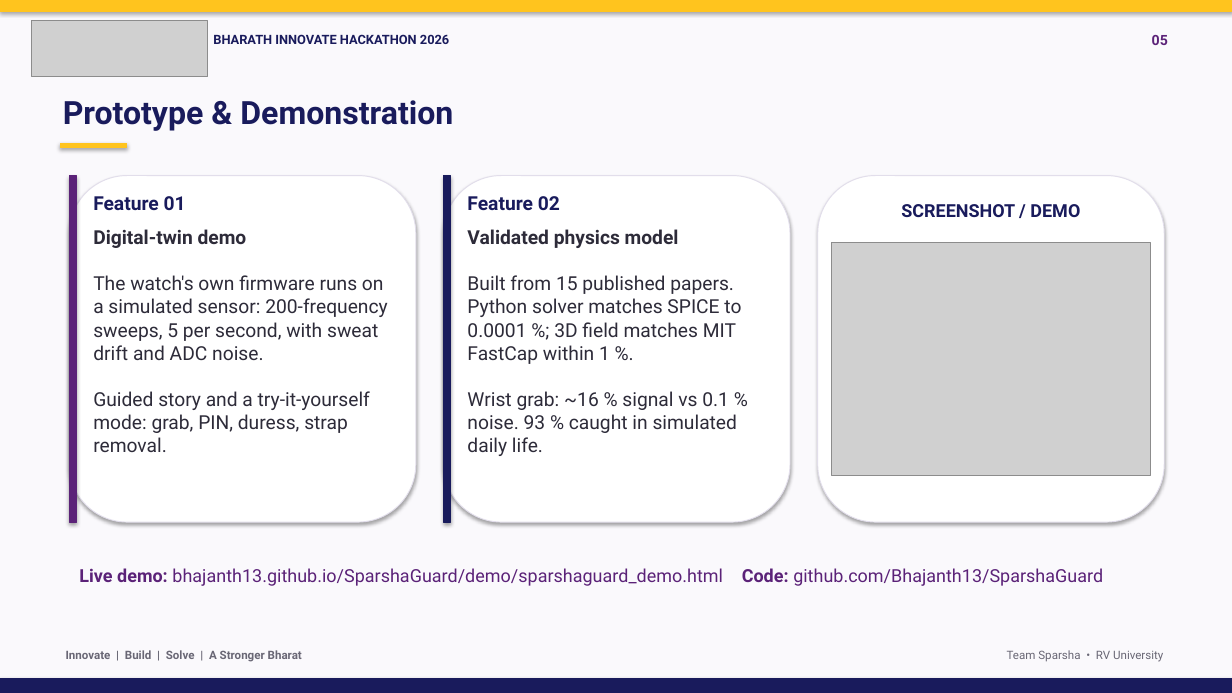
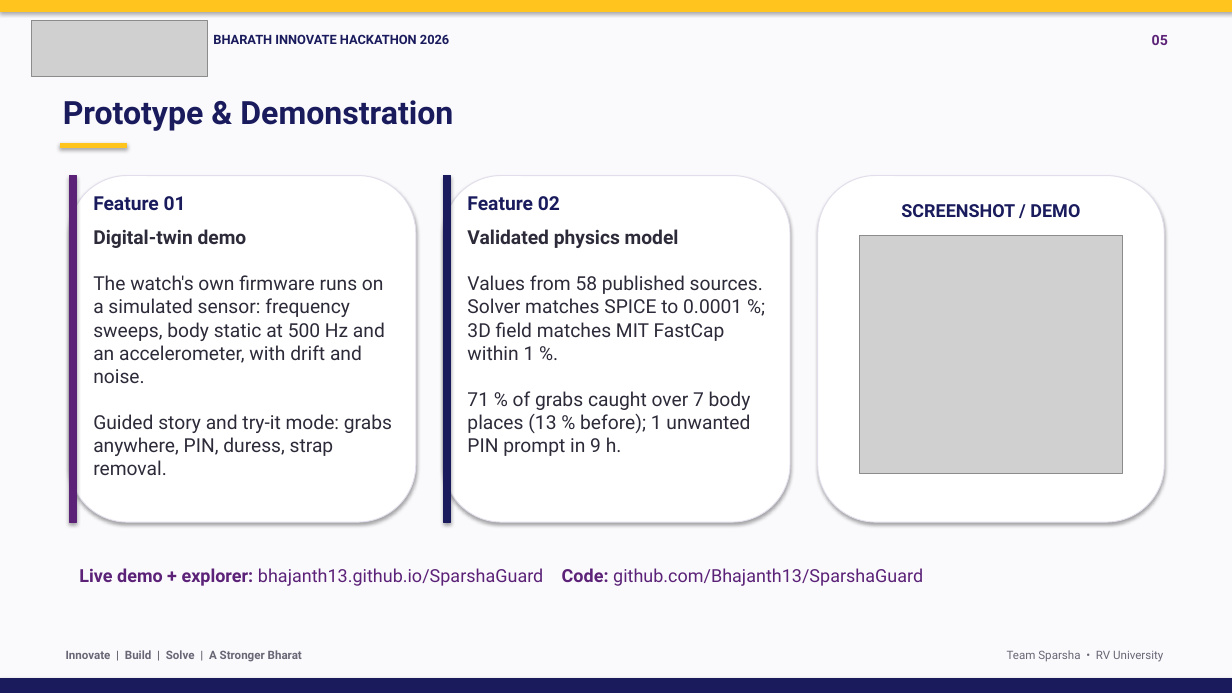
Before and after one commit to Bhajanth13/SparshaGuard, a slide deck: slide 5 of docs/SparshaGuard_BIH2026.pptx. Drawn at 1232x693 pixels with LibreOffice and Linux fonts; fonts in the diff are those of the drawing; grey boxes stand for pictures. Boxes give left, top, right and bottom in pixels: in the first picture for what was removed or moved away, otherwise in the second. Text is boxed around its words. In the diff, an @@ line names an element or a change of style, - is before the commit and + after.

Commit message:
BIH 2026 deck: static-charge fusion, published values, new results and live site
Solution and architecture now include the static channel and accelerometer; prototype slide
shows a shoulder grab caught through the static channel (71 % of grabs over 7 body places,
1 unwanted prompt in 9 h); risks updated to unmeasured body voltages; links to the live site.

```diff
--- a/docs/SparshaGuard_BIH2026.pptx
+++ b/docs/SparshaGuard_BIH2026.pptx
@@ picture: place and size @@
-picture at <box>832,242,1151,475</box>
+picture at <box>860,236,1123,473</box>
@@ text at <box>93,275,392,475</box>: text changed @@
-The watch's own firmware runs on a simulated sensor: 200-frequency sweeps, 5 per second, with sweat drift and ADC noise.
-Guided story and a try-it-yourself mode: grab, PIN, duress, strap removal.
+The watch's own firmware runs on a simulated sensor: frequency sweeps, body static at 500 Hz and an accelerometer, with drift and noise.
+Guided story and try-it mode: grabs anywhere, PIN, duress, strap removal.
@@ text at <box>467,275,763,456</box>: text changed @@
-Built from 15 published papers. Python solver matches SPICE to 0.0001 %; 3D field matches MIT FastCap within 1 %.
-Wrist grab: ~16 % signal vs 0.1 % noise. 93 % caught in simulated daily life.
+Values from 58 published sources. Solver matches SPICE to 0.0001 %; 3D field matches MIT FastCap within 1 %.
+71 % of grabs caught over 7 body places (13 % before); 1 unwanted PIN prompt in 9 h.
@@ text at <box>79,568,923,586</box>: text changed @@
-Live demo: bhajanth13.github.io/SparshaGuard/demo/sparshaguard_demo.html Code: github.com/Bhajanth13/SparshaGuard
+Live demo + explorer: bhajanth13.github.io/SparshaGuard Code: github.com/Bhajanth13/SparshaGuard
```
Also in this commit, not shown: 6 other slides changed.
